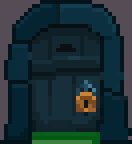
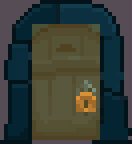
Two versions of the same layered image (132x144). Layer-by-layer changes:
painted on "Hotspot" over [32, 24, 100, 144]
